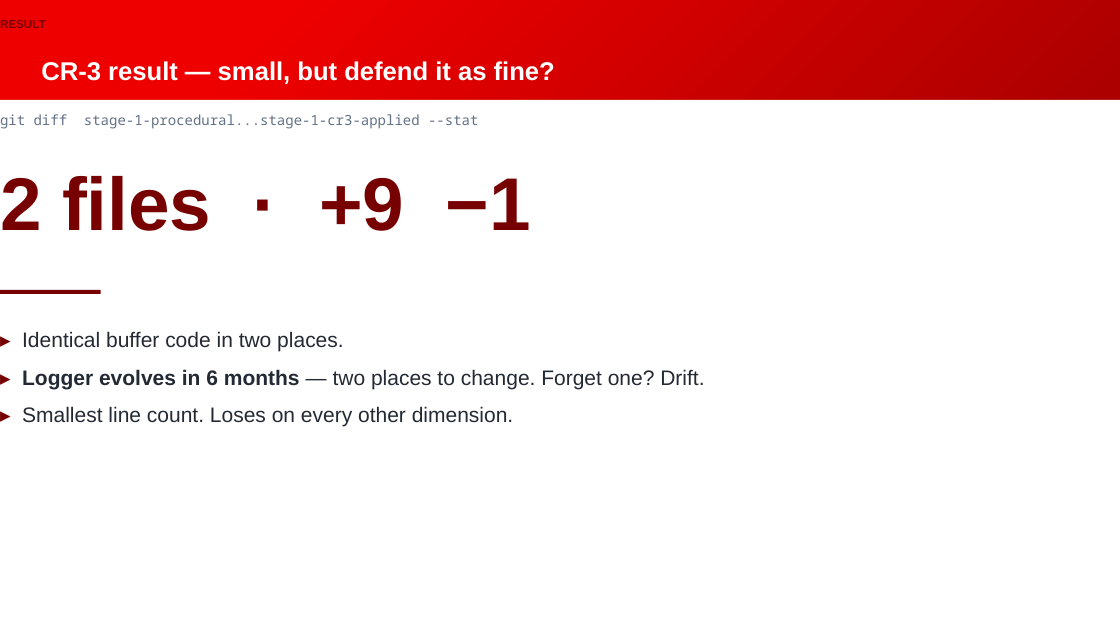
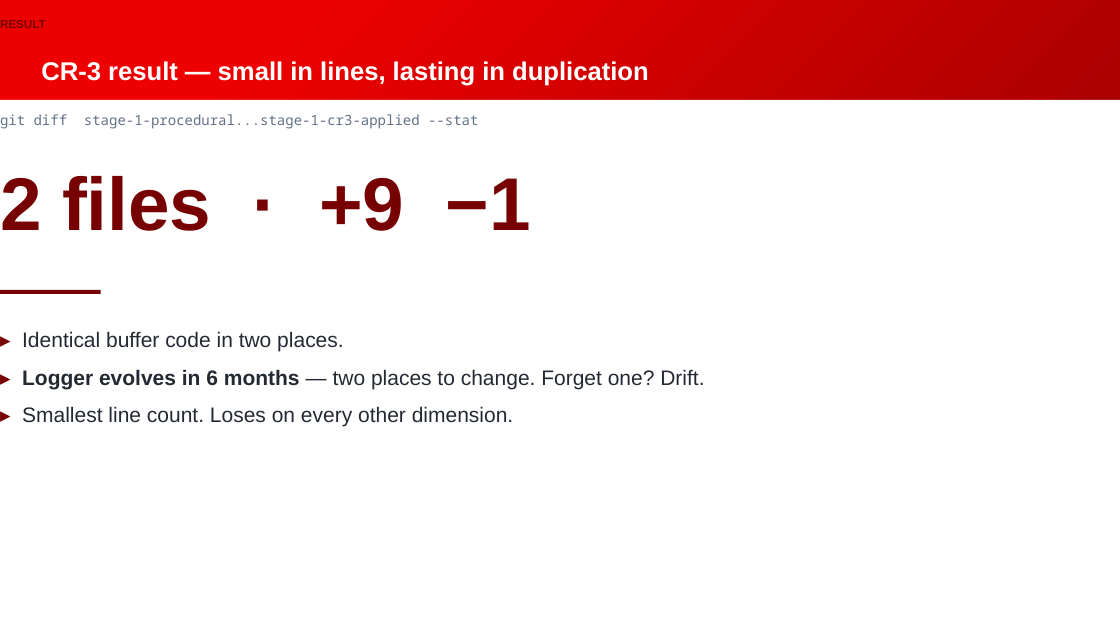
Before and after one commit to Beckhoff-USA-Community/Procedural_To_SOLID, a slide deck: slide 28 of presentation/NEM2026_workshop.pptx. Drawn at 1120x630 pixels with LibreOffice and Linux fonts; fonts in the diff are those of the drawing; background and template pictures are left out. Boxes give left, top, right and bottom in pixels: in the first picture for what was removed or moved away, otherwise in the second. Text is boxed around its words. In the diff, an @@ line names an element or a change of style, - is before the commit and + after.

```diff
--- a/presentation/NEM2026_workshop.pptx
+++ b/presentation/NEM2026_workshop.pptx
@@ title at [41, 61, 648, 86]: text changed @@
-CR-3 result — small, but defend it as fine?
+CR-3 result — small in lines, lasting in duplication
```
Also in this commit, not shown: 3 other slides changed.
